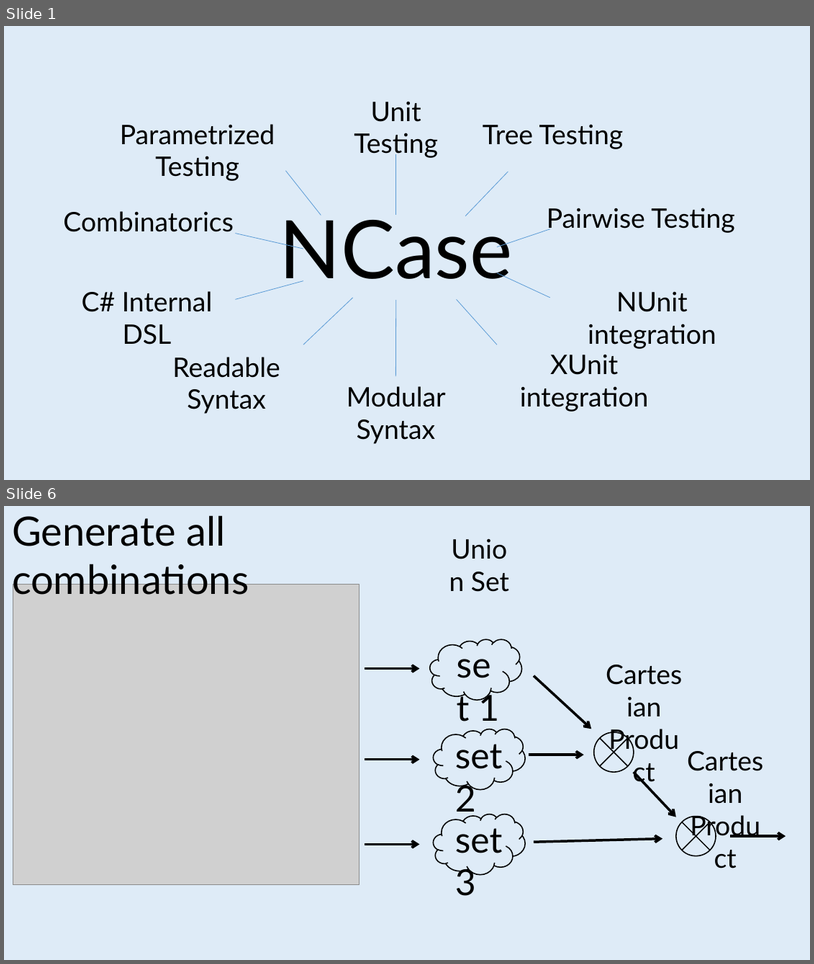
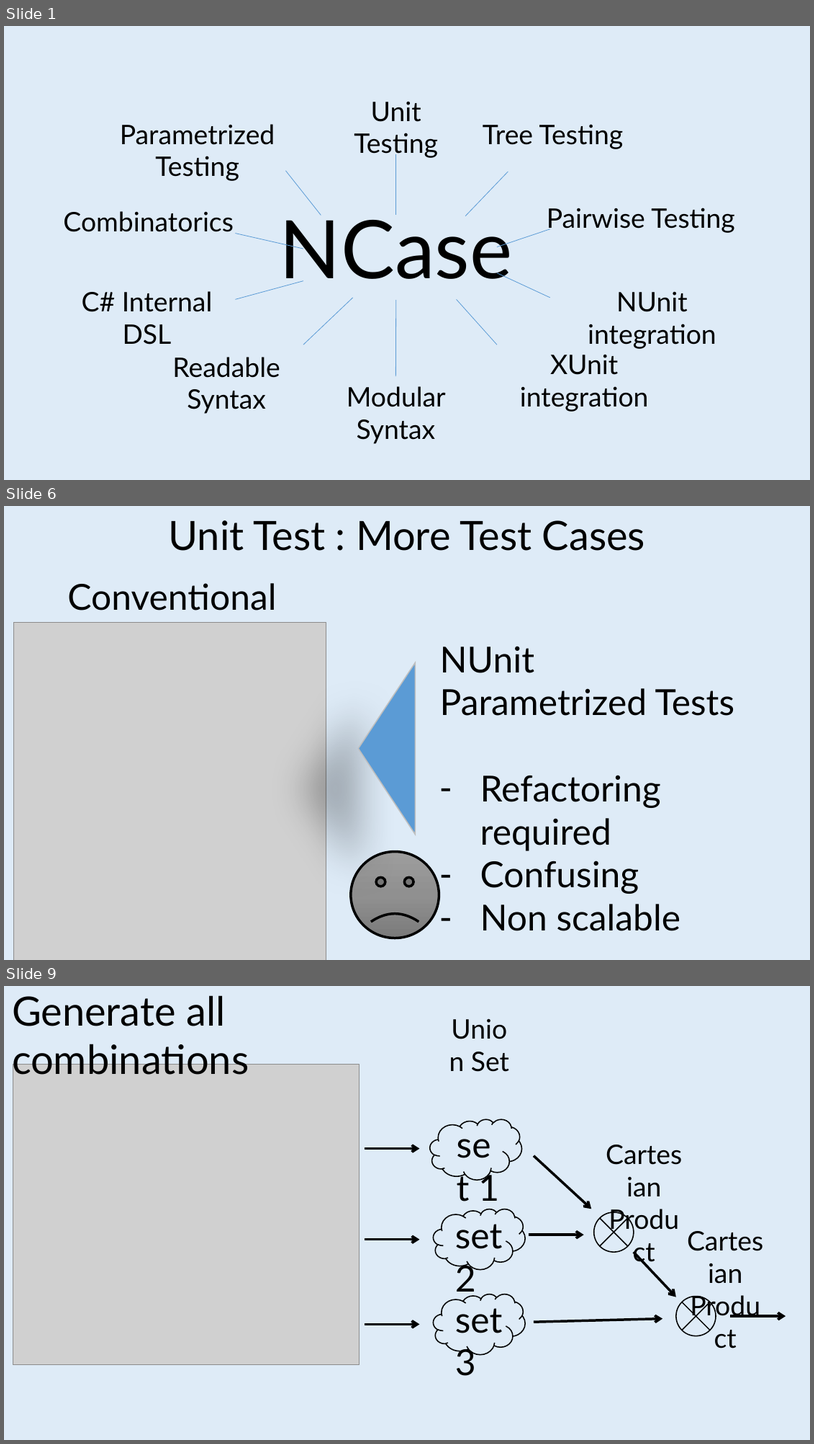
Before and after one commit to jeromerg/NCase, a slide deck: src/Documentation/Slides/Slides.pptx. Shown one above the other, each under a label of ours: slides 1 and 6 before the commit, slides 1, 6 and 9 after it; the slides between them are not shown. The pictures are 814x964 and 814x1444 pixels, drawn with LibreOffice and Linux fonts; fonts in the diff are those of the drawing; grey boxes stand for pictures. Boxes give left, top, right and bottom in pixels: in the first picture for what was removed or moved away, otherwise in the second. Text is boxed around its words. In the diff, an @@ line names an element or a change of style, - is before the commit and + after.

```diff
--- a/src/Documentation/Slides/Slides.pptx
+++ b/src/Documentation/Slides/Slides.pptx
@@ slide 6 added at box(4, 506, 810, 960), background #DEEBF7 @@
@@ text added at box(169, 520, 646, 551), 36 pt, text #000000 @@
+Unit Test : More Test Cases
@@ text added at box(67, 583, 276, 610), 32 pt, text #000000 @@
+Conventional
@@ picture added at box(13, 622, 327, 960) @@
@@ text added at box(440, 646, 736, 931), 32 pt, text #000000 @@
+NUnit Parametrized Tests
+– Refactoring required
+– Confusing
+– Non scalable
@@ triangle added at box(358, 662, 415, 834), fill #5B9BD5, outline #BFBFBF 1 pt @@
@@ smiley face added at box(351, 851, 439, 937), fill gradient #9D9D9D to #909090 to #7C7C7C, outline #000000 2.25 pt @@
@@ what was slide 6 is now slide 9 @@
```
Also in this commit, not shown: 3 slides changed, 3 other slides added, 1 slide removed, 2 other files.
